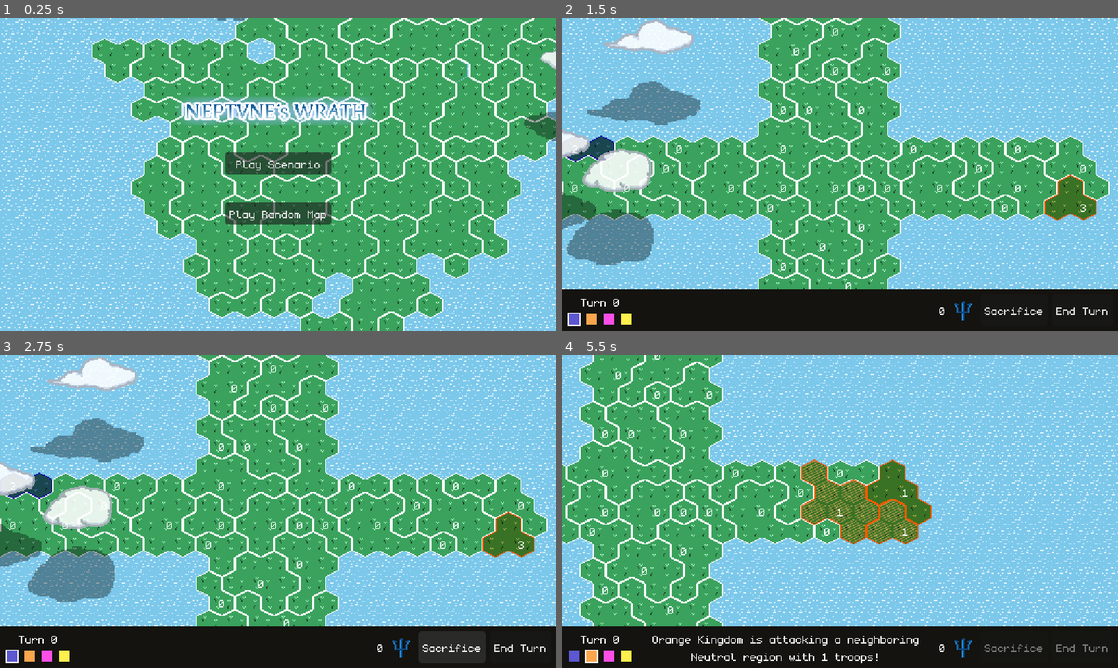
Above: before the commit, frames 1-4 (two rows, left to right).
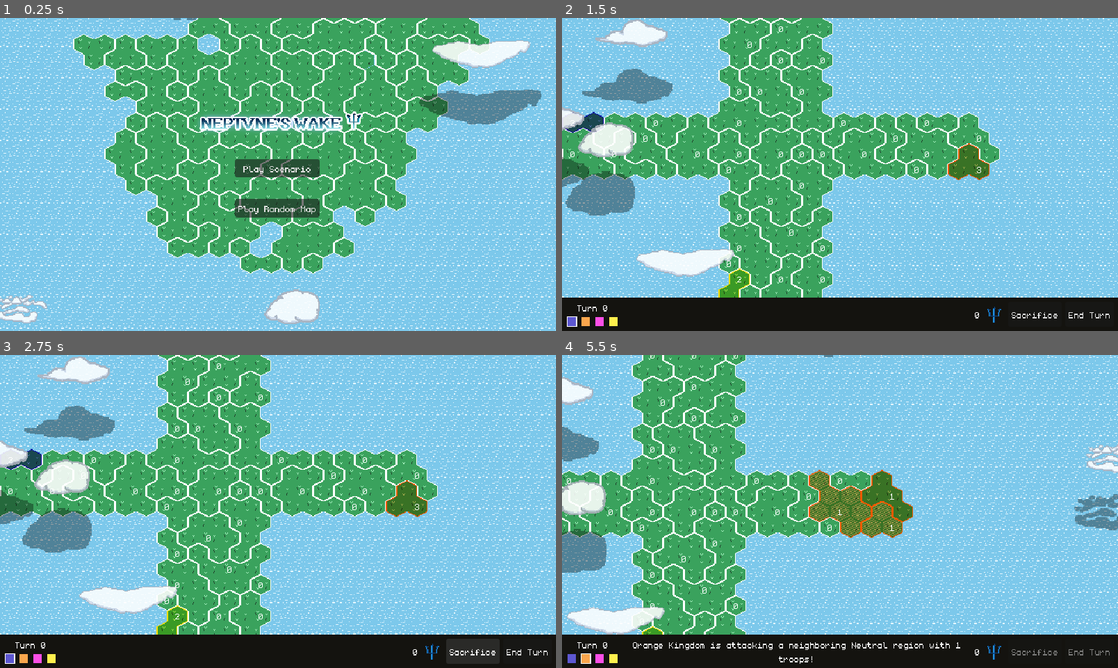
Above: after the commit, the same moments.

Repository: feored/LD54
Game: Godot game, scene res://scenes/main_menu/main_menu.tscn
Same seed, same stepped clock (60 frames per second), same inputs: the game is played once before the commit and once after it.
Inputs (mouse positions are in pixels of both pictures, inside the frame that each line leads up to):
- Up to frame 1 (0.25 s): no input
- Up to frame 2 (1.5 s): click "Play Scenario" at 0.5 s; click "Play" at 1.25 s
- Up to frame 3 (2.75 s): click "Sacrifice" at 2 s
- Up to frame 4 (5.5 s): click "End Turn" at 2.75 s; move the mouse to (962, 495) at 3.52 s; click (962, 495) at 3.67 s; drag from (728, 527) to (812, 574) at 4.27 s; move the mouse to (895, 442) at 5.02 s; click (895, 442) at 5.17 s

The runs differ from the first frame. In frame 1, 47% of the frame differs, in the area x 0-100%, y 0-100%; in frame 2, 47%; in frame 3, 48%, in the area x 0-100%, y 0-99%; in frame 4, 33%.

Commit message:
Change viewport from 512x288 to 640x360

Diff:
--- a/assets/theme.tres
+++ b/assets/theme.tres
@@ -4,3 +4,4 @@
 
 [resource]
 default_font = ExtResource("1_u5pme")
+default_font_size = 0
--- a/project.godot
+++ b/project.godot
@@ -23,10 +23,10 @@
 
 [display]
 
-window/size/viewport_width=512
-window/size/viewport_height=288
-window/size/window_width_override=1024
-window/size/window_height_override=576
+window/size/viewport_width=640
+window/size/viewport_height=360
+window/size/window_width_override=1280
+window/size/window_height_override=720
 window/stretch/mode="viewport"
 
 [input]
--- a/scenes/main_menu/main_menu.tscn
+++ b/scenes/main_menu/main_menu.tscn
@@ -40,22 +40,9 @@
 layout_mode = 2
 theme_override_constants/separation = 25
 
-[node name="Label" type="Label" parent="CanvasLayer/Control/CenterContainer/VBoxContainer"]
-visible = false
-custom_minimum_size = Vector2(512, 0)
-layout_mode = 2
-theme = ExtResource("4_qy1gp")
-theme_override_colors/font_color = Color(0.611765, 0.8, 1, 1)
-theme_override_colors/font_shadow_color = Color(1, 1, 1, 1)
-theme_override_constants/shadow_outline_size = 10
-theme_override_font_sizes/font_size = 48
-text = "Neptune's Wake"
-horizontal_alignment = 1
-vertical_alignment = 1
-uppercase = true
-
 [node name="Logo" type="TextureRect" parent="CanvasLayer/Control/CenterContainer/VBoxContainer"]
 unique_name_in_owner = true
+visible = false
 layout_mode = 2
 size_flags_horizontal = 4
 size_flags_vertical = 4
Binary file changed: assets/logo.png
